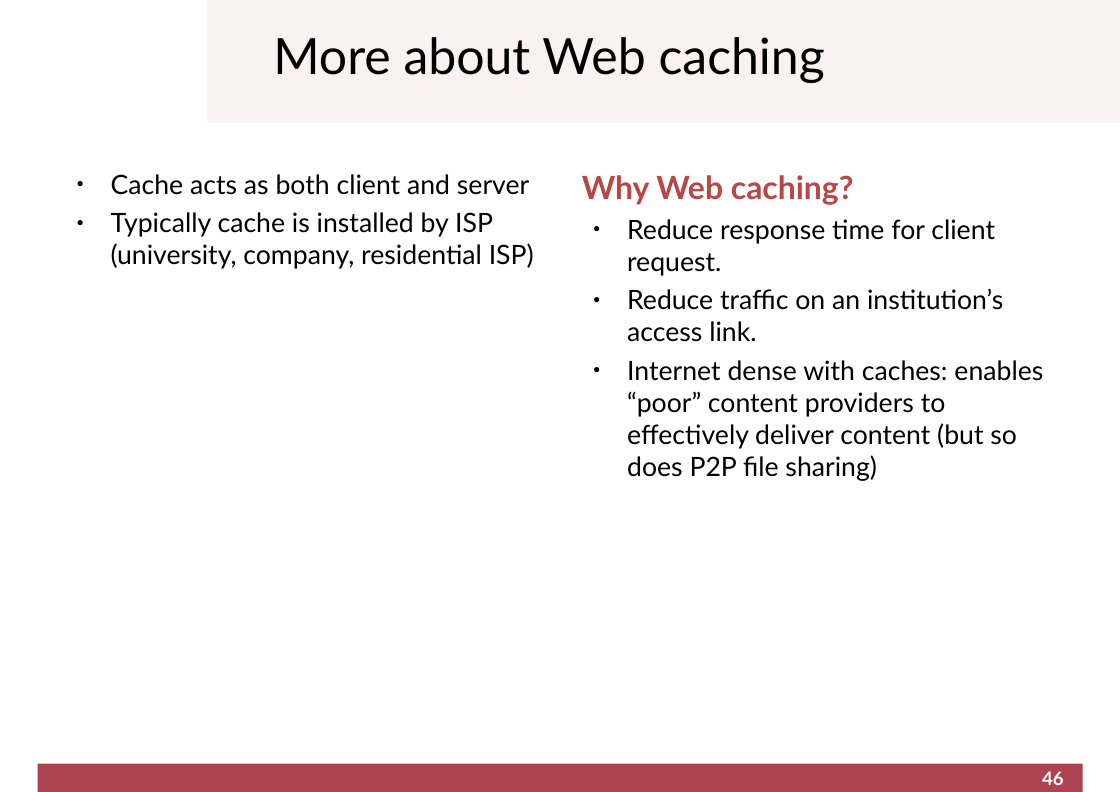
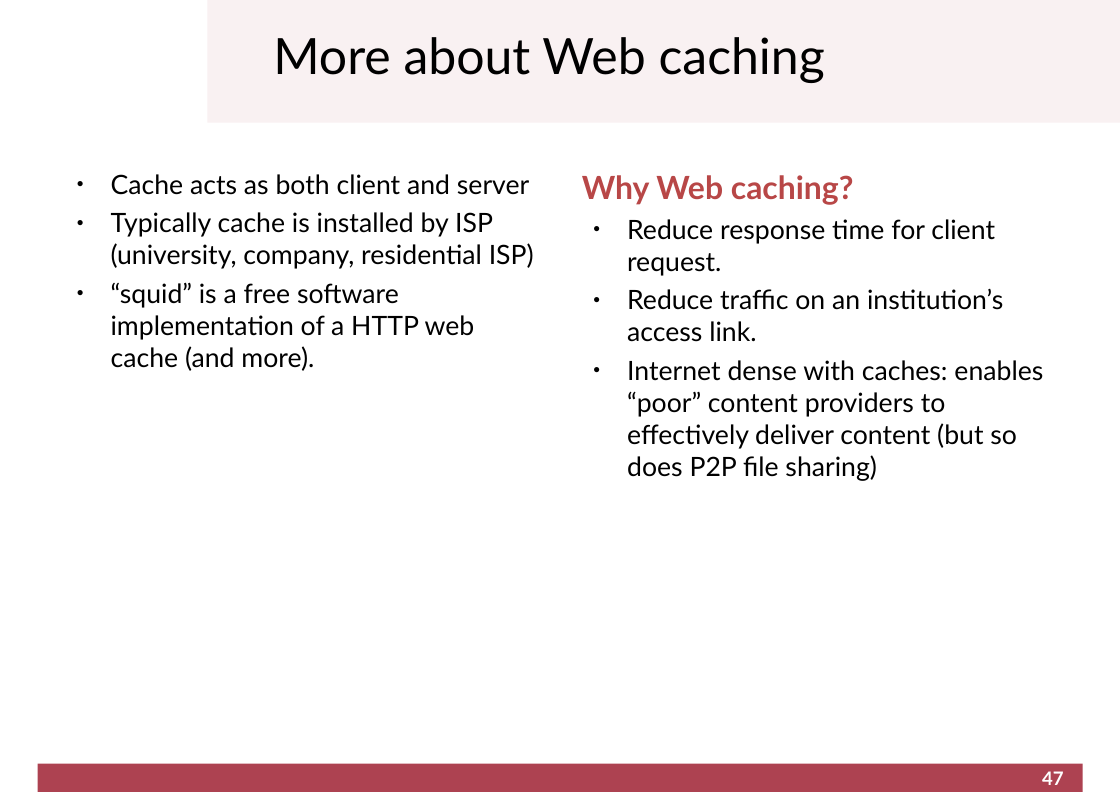
Before and after one commit to cletomartin/redes1, a slide deck: slide 47 of slides/application.odp (slide 46 before the commit). Drawn at 1120x792 pixels with LibreOffice and Linux fonts; fonts in the diff are those of the drawing; background and template pictures are left out. Boxes give left, top, right and bottom in pixels: in the first picture for what was removed or moved away, otherwise in the second. Text is boxed around its words. In the diff, an @@ line names an element or a change of style, - is before the commit and + after.

```diff
--- a/slides/application.odp
+++ b/slides/application.odp
@@ text at [111, 282, 475, 371]: paragraph added @@
+● “squid” is a free software implementation of a HTTP web cache (and more).
@@ page number at [1042, 771, 1064, 785]: text changed @@
-46
+47
```
Also in this commit, not shown: 10 other slides changed, 3 slides added, 1 other file.
